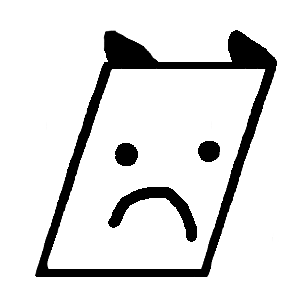
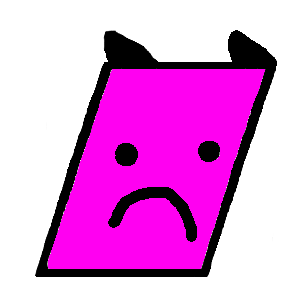
Comparing the layer stacks of the two 300×300 images. Changes:
painted on "Background" over [48, 69, 265, 269]
